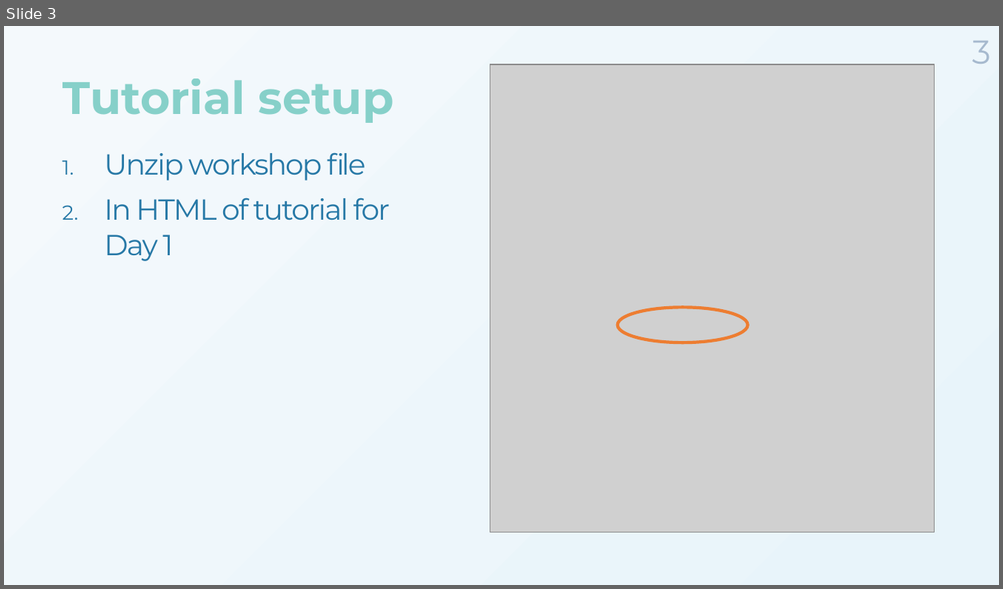
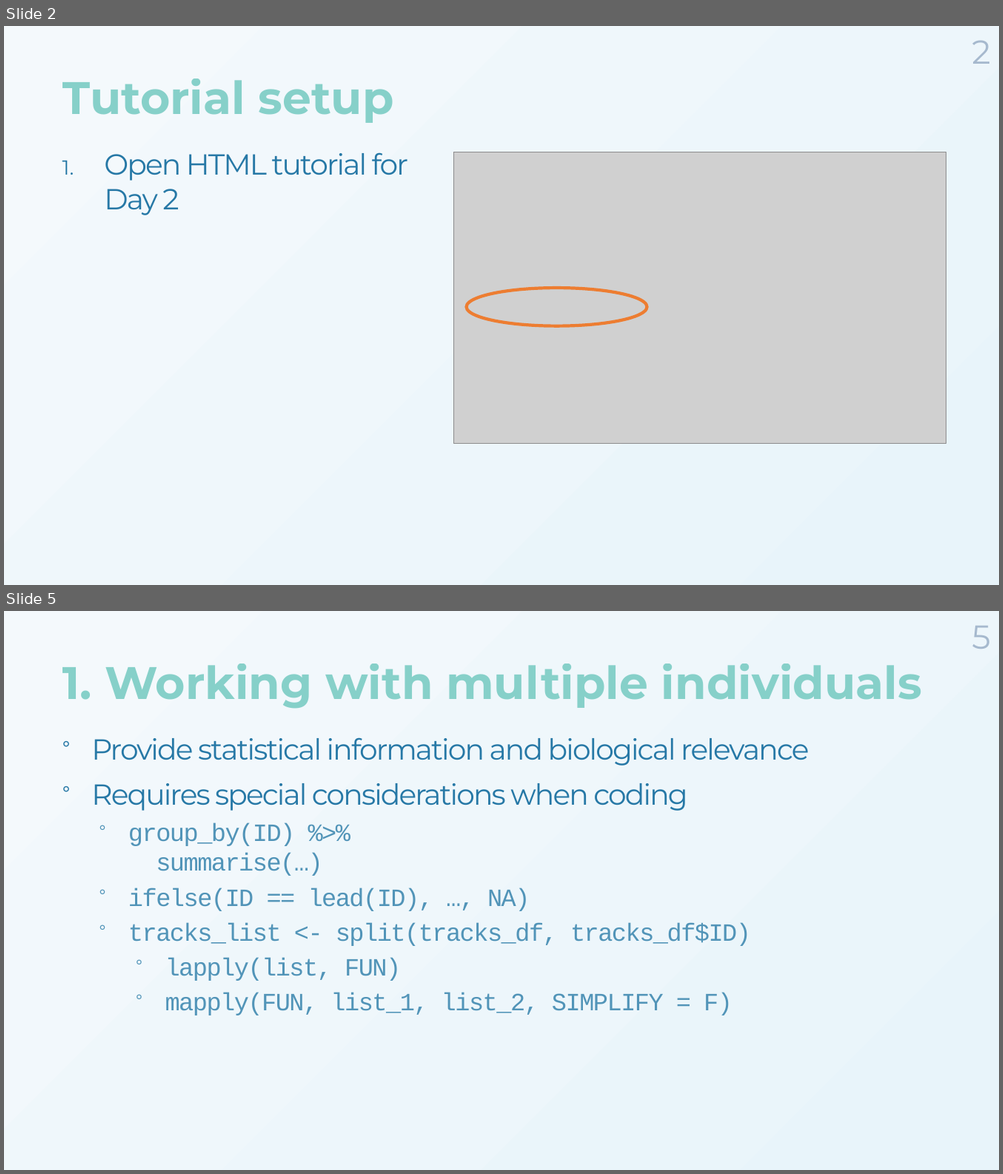
Before and after one commit to MarieAugerMethe/DFO_HMM_2022, a slide deck: Day2/HMM_Tutorial_Day2.pptx. Shown one above the other, each under a label of ours: slide 3 before the commit, slides 2 and 5 after it; the slides between them are not shown. The pictures are 1003x589 and 1003x1174 pixels, drawn with LibreOffice and Linux fonts; fonts in the diff are those of the drawing; grey boxes stand for pictures; background and template pictures are left out. Boxes give left, top, right and bottom in pixels: in the first picture for what was removed or moved away, otherwise in the second. Text is boxed around its words. In the diff, an @@ line names an element or a change of style, - is before the commit and + after.

```diff
--- a/Day2/HMM_Tutorial_Day2.pptx
+++ b/Day2/HMM_Tutorial_Day2.pptx
@@ slide 5 added at box(4, 611, 999, 1170), background gradient #F4F9FC to #E8F4FA @@
@@ page number added at box(971, 626, 990, 649), 32 pt, text #A6B9CE @@
+5
@@ title added at box(62, 664, 922, 709), 44 pt, text gradient #7BCCC4 to #0868AC, bold @@
+1. Working with multiple individuals
@@ text added at box(91, 738, 808, 1016), 24 pt, text #5194B8 @@
+° Provide statistical information and biological relevance
+° Requires special considerations when coding
+  ° group_by(ID) %>%
+    summarise(…)
+  ° ifelse(ID == lead(ID), …, NA)
+  ° tracks_list <- split(tracks_df, tracks_df$ID)
+    ° lapply(list, FUN)
+    ° mapply(FUN, list_1, list_2, SIMPLIFY = F)
@@ what was slide 3 is now slide 2 @@
@@ slide 2 changed as well @@
@@ page number at box(971, 40, 990, 64): text changed @@
-3
+2
@@ text at box(104, 153, 408, 215): text changed @@
-1. Unzip workshop file
-2. In HTML of tutorial for Day 1
+1. Open HTML tutorial for Day 2
@@ picture: place and size @@
-picture at box(489, 64, 934, 533)
+picture at box(454, 152, 946, 444)
@@ ellipse: place and size @@
-ellipse at box(617, 307, 748, 342)
+ellipse at box(466, 288, 647, 326)
```
Also in this commit, not shown: 2 other slides changed, 7 other slides added, 7 slides removed, 10 other files.
